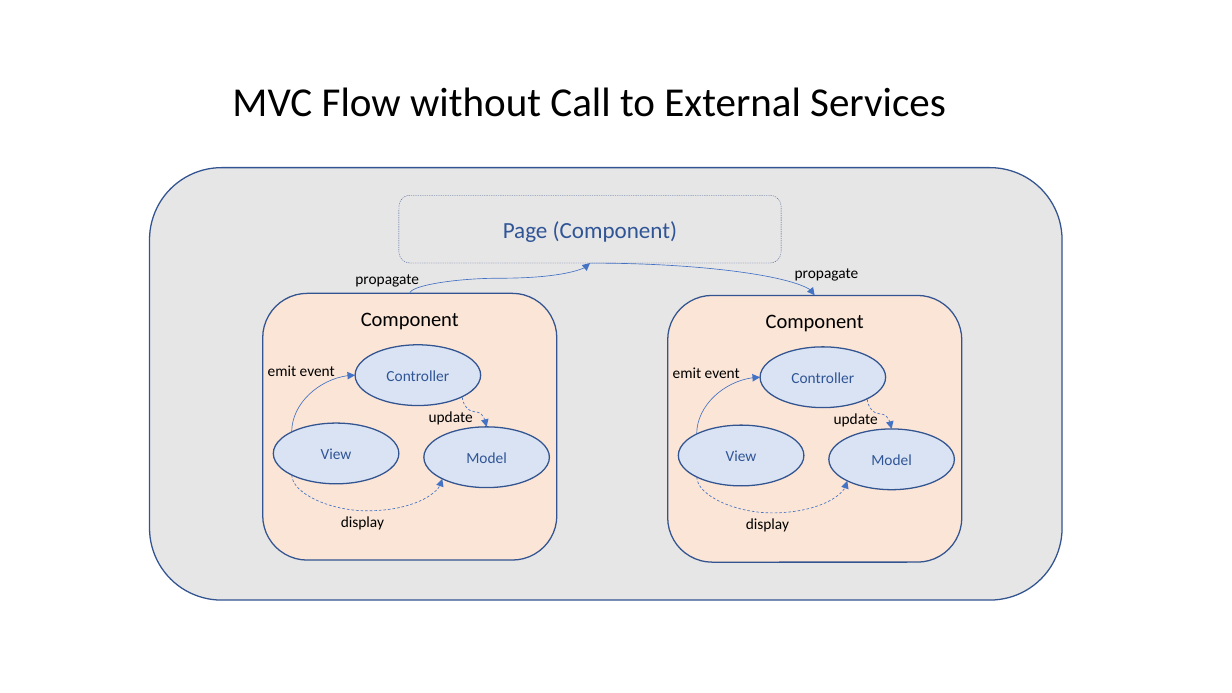
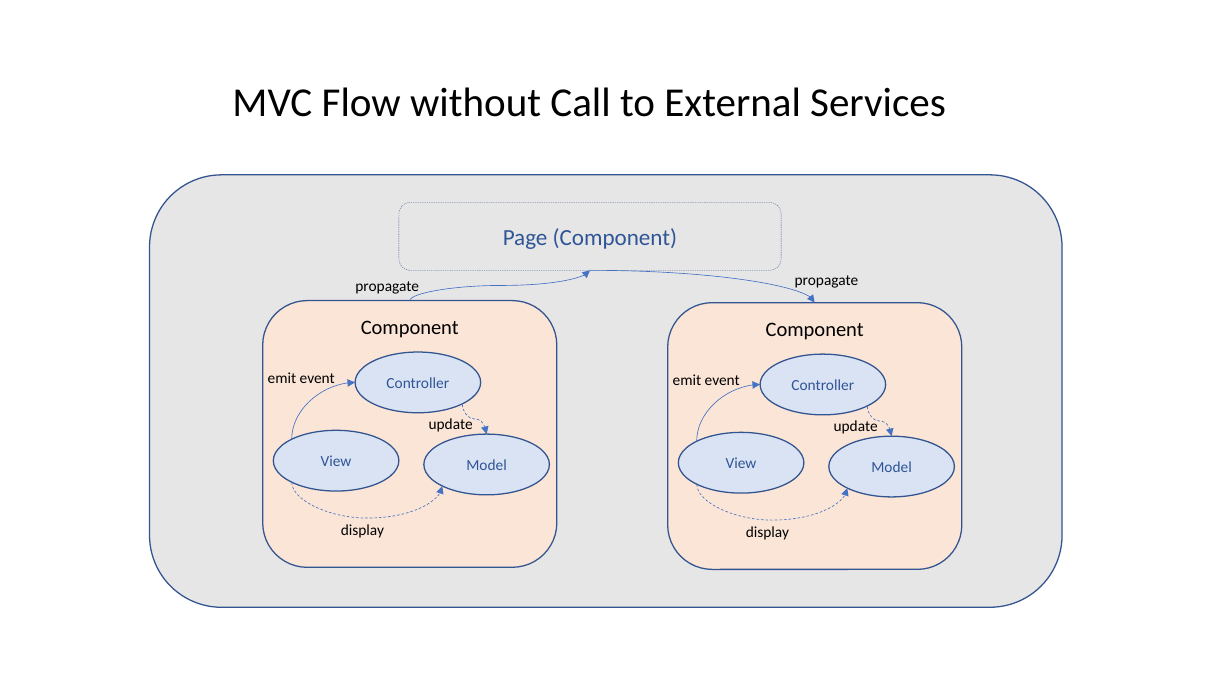
Before and after one commit to dhui808/mobileweb-angular-mvc-poc, a slide deck: slide 2 of images/mvcflow.pptx. Drawn at 1232x693 pixels with LibreOffice and Linux fonts; fonts in the diff are those of the drawing. Boxes give left, top, right and bottom in pixels: in the first picture for what was removed or moved away, otherwise in the second. Text is boxed around its words. In the diff, an @@ line names an element or a change of style, - is before the commit and + after.

```diff
--- a/images/mvcflow.pptx
+++ b/images/mvcflow.pptx
@@ 4 curved arrows, 3 texts, 2 ellipses, 1 rounded rectangle: place and size @@
-4 curved arrows, 3 texts, 2 ellipses, 1 rounded rectangle at (150, 167, 1063, 600)
+4 curved arrows, 3 texts, 2 ellipses, 1 rounded rectangle at (150, 175, 1063, 607)
@@ 5 texts, 4 ellipses, 4 curved arrows, 3 rounded rectangles: place and size @@
-5 texts, 4 ellipses, 4 curved arrows, 3 rounded rectangles at (262, 195, 962, 563)
+5 texts, 4 ellipses, 4 curved arrows, 3 rounded rectangles at (262, 202, 962, 570)
```
Also in this commit, not shown: 5 other slides changed, 7 other files.
